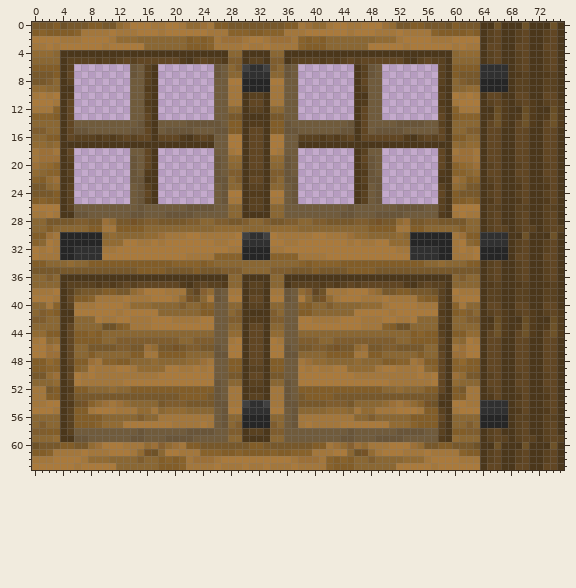
Sprite sheet: MT-Faithful_2.0/doors_door_wood.png. This is how it looked before the edit.
The file is 76x64 pixels. Colours within 5 levels of each other are drawn and written as one.
After the commit:
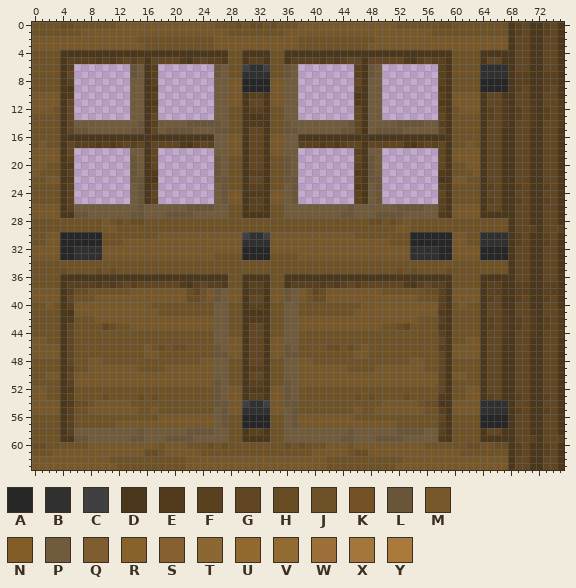
Palette (. is transparent): A #262626  B #303030  C #404040  D #4b371b  E #523b1c  F #594120  G #614623  H #684d24  J #6e5228  K #755226  L #695539  M #77582b  N #825d28  P #705b3c  Q #7f5d2e  R #88622b  S #866031  T #8a6733  U #91682d  V #926b33  W #9c7038  X #a3773c  Y #aa7a3c
Change:
Changed rows in their new state; - is an unchanged pixel.
first column x 0:
 0 JJJJHHJJJJJJMMMMMMMMMMMMMMJJJHJHHJHJJJMMMMMMMMMMMMMMJJJJJJHHJJJJJJ-J-FG--FG
 1 JJJJJJJMMMMMMMMMMMMMMMMMMMMMJJJJJJJJMMMMMMMMMMMMMMMMMMMMMJJJJJJJJJJJ-------
 2 MMMMMMMMMMMMMMMJJJJJJJJJJJMMMMMMMMMMMMJJJJJJJJJJJMMMMMMMMMMMMMMMMMMM-G---G-
 3 MMMMMMMMMMMMMMMMJJJJJJJJJJMMMMMMMMMMMMJJJJJJJJJJMMMMMMMMMMMMMMMMMMMM-------
 4 JJJJ------------------------JJ----JJ------------------------JJJJ-DD--G---G-
 5 JJJJ------------D-----------JJ----JJ----------GD------------JJJJ-G---G---G-
 6 JJJJ------------DF----------JJ----JJ----------FD------------JJJJ-----G---G-
 7 JJJJ------------DF----------JJ----JJ----------FD------------JJJJ-----F---F-
 8 JJJJ------------DF----------MM----MM----------GD------------JJJJ-----------
 9 JJJJ------------DE----------MM----MM----------FD------------JJJJ------G---G
10 MMMM------------DF----------MM----MM------------------------MMMM-----------
11 MMMM------------DE----------MM----MM----------ED------------MMMM-G---G---G-
12 MMMJ------------DF----------JJ----JJ----------GD------------JMMM-FG--FG--FG
13 JJJJ------------DG----------JJ----JJ----------GD------------JJJJ-FG--FG--FG
14 JJJJ------------DF----------JJ----JJ----------GD------------JJJJ--G---G---G
15 JJJJ------------DG----------JJ----JJ----------GD------------JJJJ-----------
16 JJJJ-DDDDDDDDDDDD-DDDD-DDD--MM----MM--DDDDDDDD-DDDDDDD-DDDD-JJJJ-----------
17 JMJJ-GFFFEFEFGFG-GGGGE-FGF--MM----MM--FFFEFEFGG-GGGGGE-FGFG-JJMJ-----------
18 MMMM------------DG----------MM----MM----------FD------------MMMM-----------
19 MMMM------------DG----------JJ----JJ----------GD------------MMMM-----------
20 MMJJ------------DG----------JJ----JJ----------FD------------JJMM-G---G---G-
21 MJJJ------------DE----------JJ----JJ----------ED------------JJJM-----------
22 JJMM------------------------JJ----JJ----------FD------------MMJJ-G---G---G-
23 JJJJ------------DF----------JJ----JJ----------ED------------JJJJ-F---F---F-
24 JJJJ------------DG----------MM----MM----------FD------------JJJJ-G---G---G-
25 JJJJ------------DF----------MM----MM----------FD------------JJJJ-F---F---F-
26 MMMM------------------------JJ----JJ------------------------MMMM-GG--GG--GG
27 MMMM------------------------JJ----JJ------------------------MMMM-DD--G---G-
28 JJJJJJJJJJMJHJHHJJJJJJJJJJJJJJJJJJJJJJJJJJJJJJJJHHJHJMJJJJJJJJJJJJJJ-G---G-
29 JJJJJJJJJJMMJJJJJJJJJJJJJJJJJJJJJJJJJJJJJJJJJJJJJJJJMMJJJJJJJJJJJJJJ-G---G-
30 JJMM------JJJJJJJJMMMMMMMMMMMM----MMMMMMMMMMMMJJJJJJJJ------MMJJ-----FG--FG
31 JJMM------JJJMMMMMMMMMMMMMMMMM----MMMMMMMMMMMMMMMMMJJJ------MMJJ-----------
32 MMMM------MMMMMMMMMMMMMMMMMMMM----MMMMMMMMMMMMMMMMMMMM------MMMM-----G---G-
33 MMMM------MMMMMMMMMMMMMMMMJJJJ----JJJJMMMMMMMMMMMMMMMM------MMMM-----------
34 JJJJJJJJJJJJJJJJJJJJJJJJJJJJJJJJJJJJJJJJJJJJJJJJJJJJJJJJJJJJJJJJJJJJ-G---G-
35 JJJJHJJJJHJHJJJJJJJJJJJJJJJJJJJJJJJJJJJJJJJJJJJJJJJJHJHJJJJHJJJJJJJJ-G---G-
36 JJJJ------------------------JJ----JJ------------------------JJJJ-DD--G---G-
37 JJJJ------------------------JJ----JJ------------------------JJJJ-F---F---F-
38 MMMM--HHJJJJJJMMMMMMMMH-JM--MM----MM--MJ-HMMMMMMMMJJJJJJHH--MMMM-----------
39 MMMM--JJJMMMMMMMMMMMMMHHJM--MM----MM--MJHHMMMMMMMMMMMMMJJJ--MMMM--G---G---G
40 JJMJ--MMMMMMMMMMMJJJJJJJJJ--JJ----JJ--JJJJJJJJJMMMMMMMMMMM--JMJJ-----------
41 JJJJ--MMMMMMMMMMMMJJJJJJJJ--JJ----JJ--JJJJJJJJMMMMMMMMMMMM--JJJJ-G---G---G-
42 JJJJ--JJJMMMMMMMMMMMMMMMMM--JJ----JJ--MMMMMMMMMMMMMMMMMJJJ--JJJJ-FG--FG--FG
43 JJJJ--JJJJGHJJMMMMMMMMMMMM--JJ----JJ--MMMMMMMMMMMMJJHGJJJJ--JJJJ-FG--FG--FG
44 JJJJ--JJJJJJJJJJJJJJJJJJJJ--JJ----JJ--JJJJJJJJJJJJJJJJJJJJ--JJJJ--G---G---G
45 MMJJ--JJJJJJJJJJJJJJJJJJJJ--MM----MM--JJJJJJJJJJJJJJJJJJJJ--JJMM-----------
46 MMMM--JJJJJJJJJJMJHJHHJJJJ--MM----MM--JJJJHHJHJMJJJJJJJJJJ--MMMM-----------
47 MMMM--JJJJJJJJJJMMJJJJJJJJ--MM----MM--JJJJJJJJMMJJJJJJJJJJ--MMMM-----------
48 JJJJ--JJMMJJJJJJJJJJJJJJMM--JJ----JJ--MMJJJJJJJJJJJJJJMMJJ--JJJJ-----------
49 JJJJ--JJMMMMMMMJJJJMMMMMMM--JJ----JJ--MMMMMMMJJJJMMMMMMMJJ--JJJJ-----------
50 JJMM--MMMMMMMMMMMMMMMMMMMM--JJ----JJ--MMMMMMMMMMMMMMMMMMMM--MMJJ-G---G---G-
51 JJJJ--MMMMMMMMMMMMMMMMMMMM--JJ----JJ--MMMMMMMMMMMMMMMMMMMM--JJJJ-----------
52 MMJJ--JJJJJJJJJJJJJJJJJJJJ--MM----MM--JJJJJJJJJJJJJJJJJJJJ--JJMM-G---G---G-
53 MMJJ--JJJJHJJJJHJHJJJJJJJJ--MM----MM--JJJJJJJJHJHJJJJHJJJJ--JJMM-F---F---F-
54 MMMM--HHJMMMMMJJJJJJJJJJJJ--MM----MM--JJJJJJJJJJJJMMMMMJHH--MMMM-----G---G-
55 MMMM--JJMMMMMMMJJMJJJJJJJJ--MM----MM--JJJJJJJJMJJMMMMMMMJJ--MMMM-----F---F-
56 JJJJ--JJJJJJJJJJJJMMMMMMMM--JJ----JJ--MMMMMMMMJJJJJJJJJJJJ--JJJJ-----GG--GG
57 JJJJ--JJJJJJMMMMMMMMMMMMMM--JJ----JJ--MMMMMMMMMMMMMMJJJJJJ--JJJJ-----G---G-
58 JJJJ------------------------JJ----JJ------------------------JJJJ-G---G---G-
59 JJJJ------------------------JJ----JJ------------------------JJJJ-DDD-G---G-
60 HHJJJJJJMMMMMMMMMMJMMMJJJHJHJJJJJJJJHJHJJJMMMJMMMMMMMMMMJJJJJJHHJJHH-FG--FG
61 JJJMMMMMMMMMMMMMHHJMMMMMJJJJJJJJJJJJJJJJMMMMMJHHMMMMMMMMMMMMMJJJJJJJ-------
62 MMMMMMMMMMMJJJJJJJJJJJMMMMMMMMMMMMMMMMMMMMJJJJJJJJJJJMMMMMMMMMMMMMMM-G---G-
63 MMMMMMMMMMMMJJJJJJJJJJMMMMMMMMMMMMMMMMMMMMJJJJJJJJJJMMMMMMMMMMMMMMMM-------
Pixel boxes of the changes (left, top, right, bottom) in both pictures:
changed: (32, 22, 557, 470)
